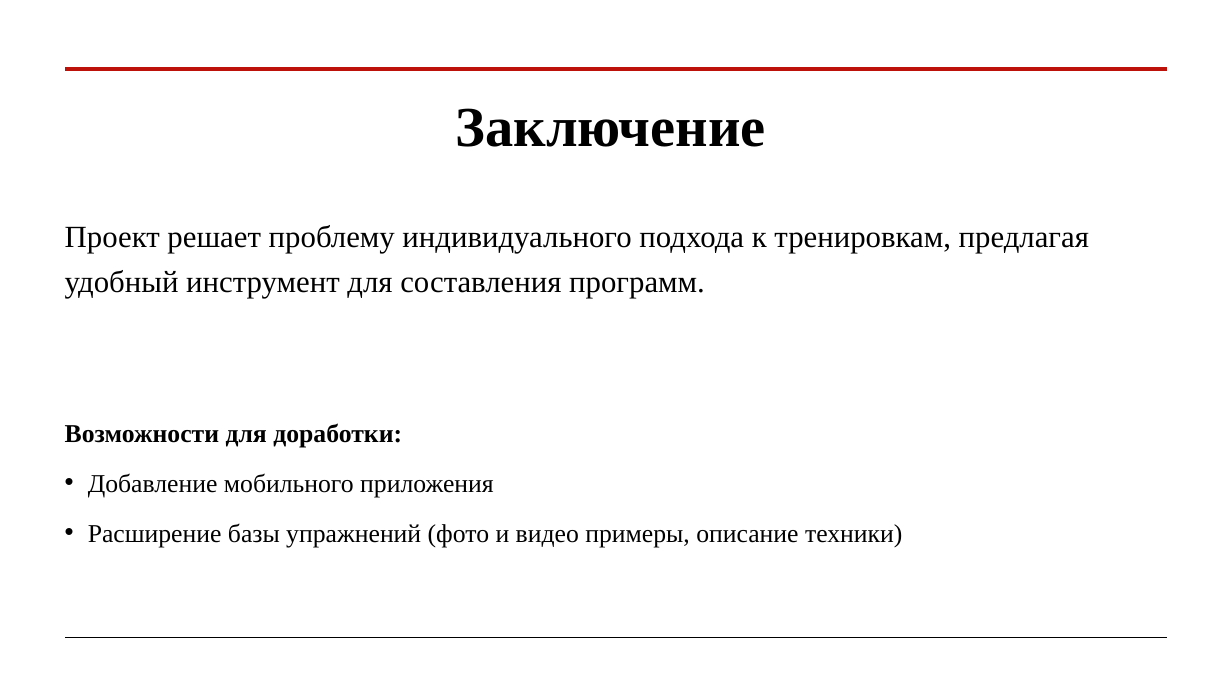
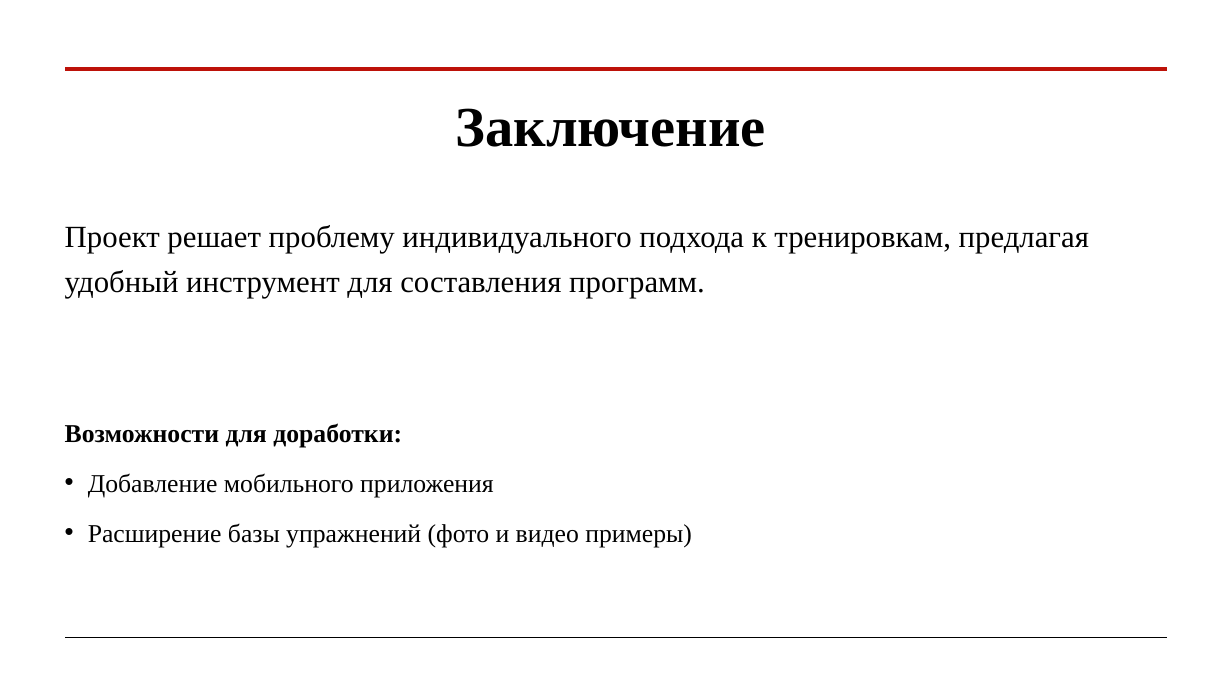
Before and after one commit to KaDDmy/Web-coach, a slide deck: slide 6 of WEBproject.pptx. Drawn at 1232x693 pixels with LibreOffice and Linux fonts; fonts in the diff are those of the drawing. Boxes give left, top, right and bottom in pixels: in the first picture for what was removed or moved away, otherwise in the second. Text is boxed around its words. In the diff, an @@ line names an element or a change of style, - is before the commit and + after.

```diff
--- a/WEBproject.pptx
+++ b/WEBproject.pptx
@@ text at bbox=[88, 524, 692, 547]: text changed @@
-• Расширение базы упражнений (фото и видео примеры, описание техники)
+• Расширение базы упражнений (фото и видео примеры)
```
Also in this commit, not shown: 3 other slides changed, 4 other files.
